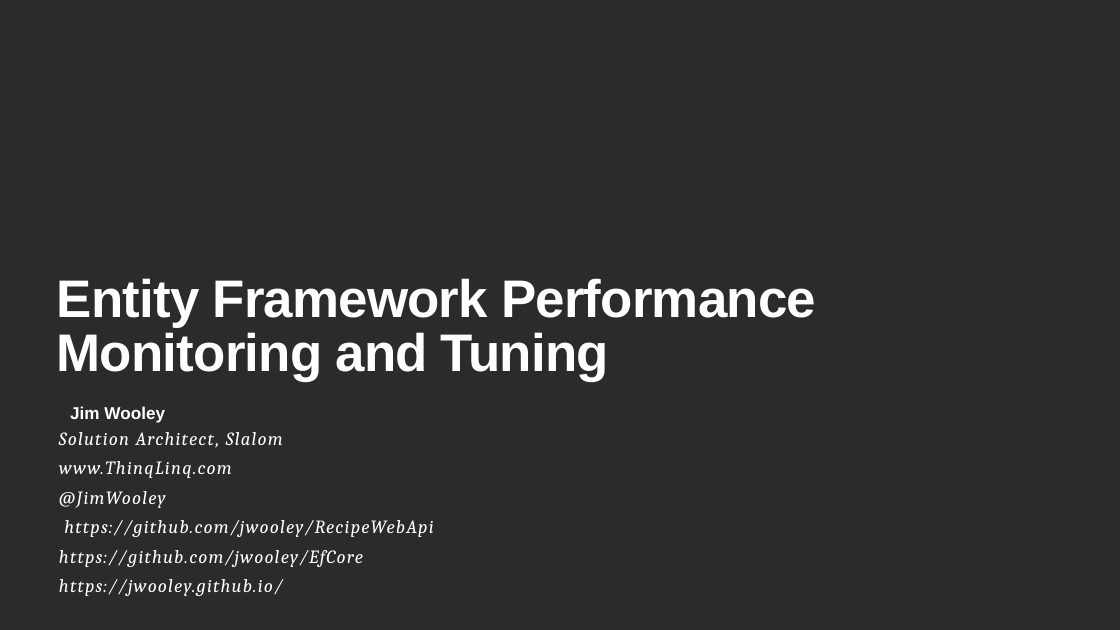
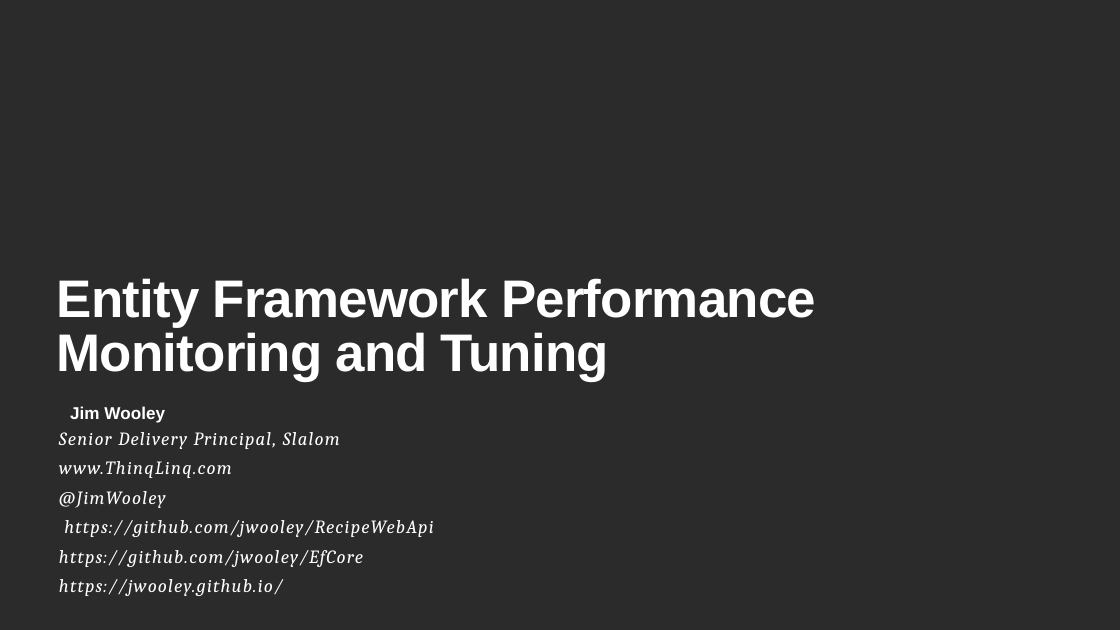
Before and after one commit to jwooley/RecipeWebApi, a slide deck: slide 1 of EFPerf.pptx. Drawn at 1120x630 pixels with LibreOffice and Linux fonts; fonts in the diff are those of the drawing; background and template pictures are left out; a plain dark background stands for a picture behind light text. Boxes give left, top, right and bottom in pixels: in the first picture for what was removed or moved away, otherwise in the second. Text is boxed around its words. In the diff, an @@ line names an element or a change of style, - is before the commit and + after.

```diff
--- a/EFPerf.pptx
+++ b/EFPerf.pptx
@@ text at box(59, 432, 340, 449): text changed @@
-Solution Architect, Slalom
+Senior Delivery Principal, Slalom
```
Also in this commit, not shown: 4 other slides changed.
